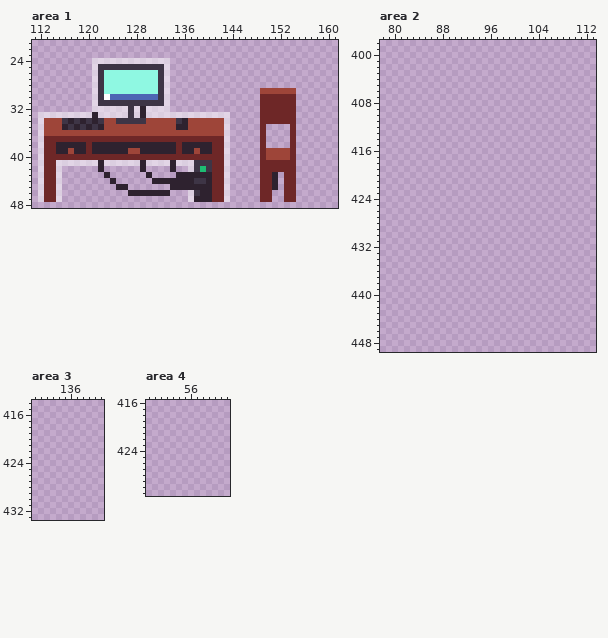
Two versions of one pixel-art file, res/textures/textures.aseprite. Above is the file before it was changed.
512x512 pixels, 1 frame. Pixels under 10% opacity are left out. Colours within 5 levels of each other are drawn and written as one. Shown: area 1: x 111..161, y 21..48; area 2: x 78..113, y 398..449; area 3: x 130..141, y 414..433; area 4: x 49..62, y 416..431. The commit also changed other parts of the picture, which this record leaves out.
New version:
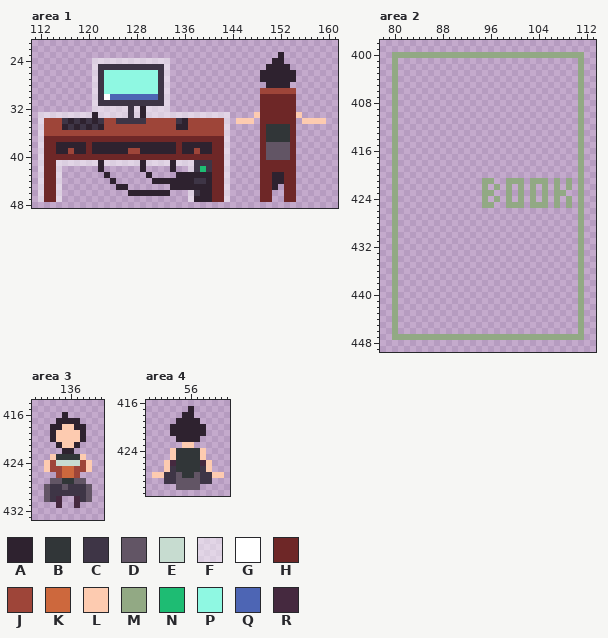
Palette (. is transparent): A #2e222f  B #313638  C #3e3546  D #625565  E #c7dcd0  F #ffffff80  G #ffffff  H #6e2727  J #9e4539  K #cd683d  L #fdcbb0  M #92a984  N #1ebc73  P #8ff8e2  Q #4d65b4  R #45293f
What changed:
Changed rows in their new state; - is an unchanged pixel.
Area 1, layer "Layer 1":
first column x 149:
23 ---A--
24 --AA--
25 -AAAA-
26 AAAAAA
27 AAAAAA
28 -AAAA-
first column x 145:
33 ---L------L----
34 LLL--------LLLL
35 -----BBBB------
36 -----BBBB------
37 -----BBBB------
38 -----DDDD------
39 -----DDDD------
40 -----DDDD------
43 -------A-------
44 -------A-------
Area 2, layer "Layer 1":
first column x 80:
400 MMMMMMMMMMMMMMMMMMMMMMMMMMMMMMMM
401 M------------------------------M
402 M------------------------------M
403 M------------------------------M
404 M------------------------------M
405 M------------------------------M
406 M------------------------------M
407 M------------------------------M
408 M------------------------------M
409 M------------------------------M
410 M------------------------------M
411 M------------------------------M
412 M------------------------------M
413 M------------------------------M
414 M------------------------------M
415 M------------------------------M
416 M------------------------------M
417 M------------------------------M
418 M------------------------------M
419 M------------------------------M
420 M------------------------------M
421 M--------------MM--MMM-MMM-M-M-M
422 M--------------M-M-M-M-M-M-M-M-M
423 M--------------MM--M-M-M-M-MM--M
424 M--------------M-M-M-M-M-M-M-M-M
425 M--------------MM--MMM-MMM-M-M-M
426 M------------------------------M
427 M------------------------------M
428 M------------------------------M
429 M------------------------------M
430 M------------------------------M
431 M------------------------------M
432 M------------------------------M
433 M------------------------------M
434 M------------------------------M
435 M------------------------------M
436 M------------------------------M
437 M------------------------------M
438 M------------------------------M
439 M------------------------------M
440 M------------------------------M
441 M------------------------------M
442 M------------------------------M
443 M------------------------------M
444 M------------------------------M
445 M------------------------------M
446 M------------------------------M
447 MMMMMMMMMMMMMMMMMMMMMMMMMMMMMMMM
Area 3, layer "Layer 1":
first column x 132:
416 ---A----
417 --AAAA--
418 -AALLAA-
419 -ALLLLA-
420 -ALLLLA-
421 --ALLA--
422 ---AA---
423 -LBBBBL-
424 LJEEEEJL
425 LJJKKJJL
426 --JKKJ--
427 -DDBBDD-
428 DCCDCCCD
429 DCCCCCCD
430 DCR--RCD
431 --R--R--
Area 4, layer "Layer 1":
first column x 50:
417 ------A-----
418 -----AA-----
419 ----AAAA----
420 ---AAAAAA---
421 ---AAAAAA---
422 ----AAAA----
423 -----LL-----
424 ---LBBBBL---
425 ---LBBBBL---
426 --LRBBBBRL--
427 --LCBBBBCL--
428 LLCCDBBDCCLL
429 --CCDDDDCC--
430 ----DDDD----
